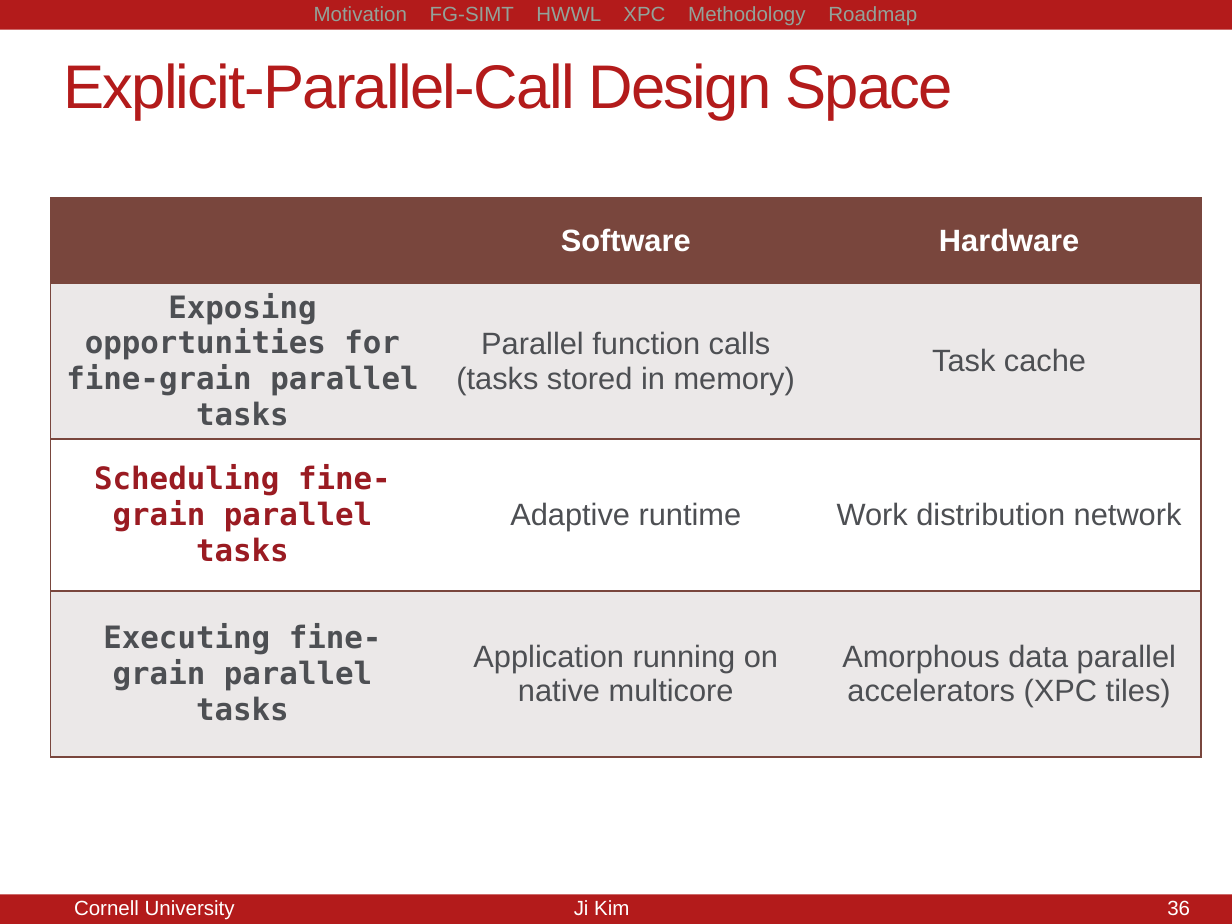
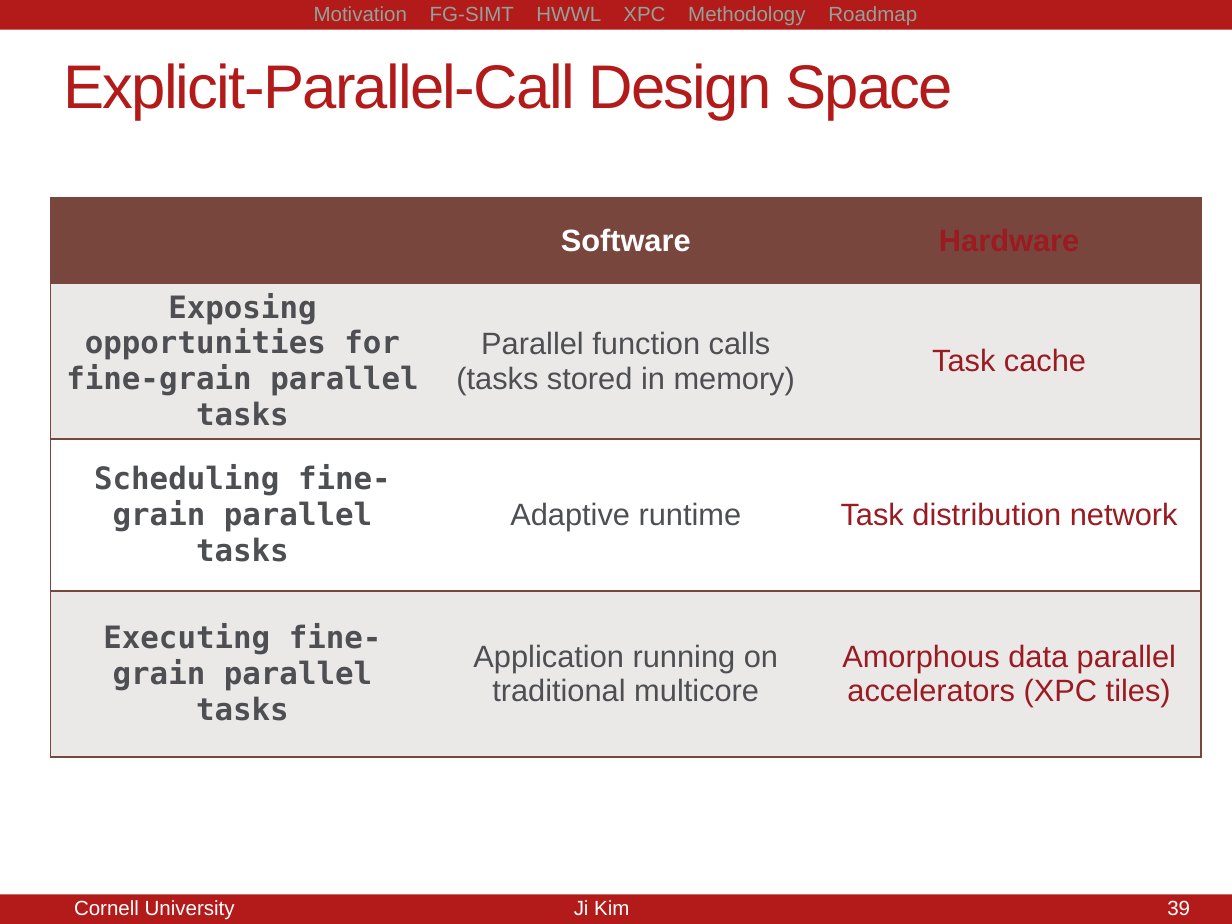
Before and after one commit to jyk46/presentation-csl-aexam, a slide deck: slide 39 of a-exam-10082014.pptx (slide 36 before the commit). Drawn at 1232x924 pixels with LibreOffice and Linux fonts; fonts in the diff are those of the drawing. Boxes give left, top, right and bottom in pixels: in the first picture for what was removed or moved away, otherwise in the second. Text is boxed around its words. In the diff, an @@ line names an element or a change of style, - is before the commit and + after.

```diff
--- a/a-exam-10082014.pptx
+++ b/a-exam-10082014.pptx
@@ table at (51, 198, 1200, 763) @@
-row 3, column 3: Work distribution network
+row 3, column 3: Task distribution network
-row 4, column 2: Application running on native multicore
+row 4, column 2: Application running on traditional multicore
@@ text colour #FFFFFF to #9A1B22 in "Hardware" @@
@@ text colour #4D4F53 to #9A1B22 in "Task cache", "Amorphous data parallel accelerators (XPC tiles)" @@
@@ text colour #9A1B22 to #4D4F53 in "Scheduling fine-grain parallel tasks" @@
@@ page number at (1139, 900, 1190, 915): text changed @@
-36/21
+39/21
@@ page number at (1167, 900, 1190, 915): text changed @@
-36
+39
```
Also in this commit, not shown: 18 other slides changed, 4 slides added, 2 slides removed, 7 other files.
